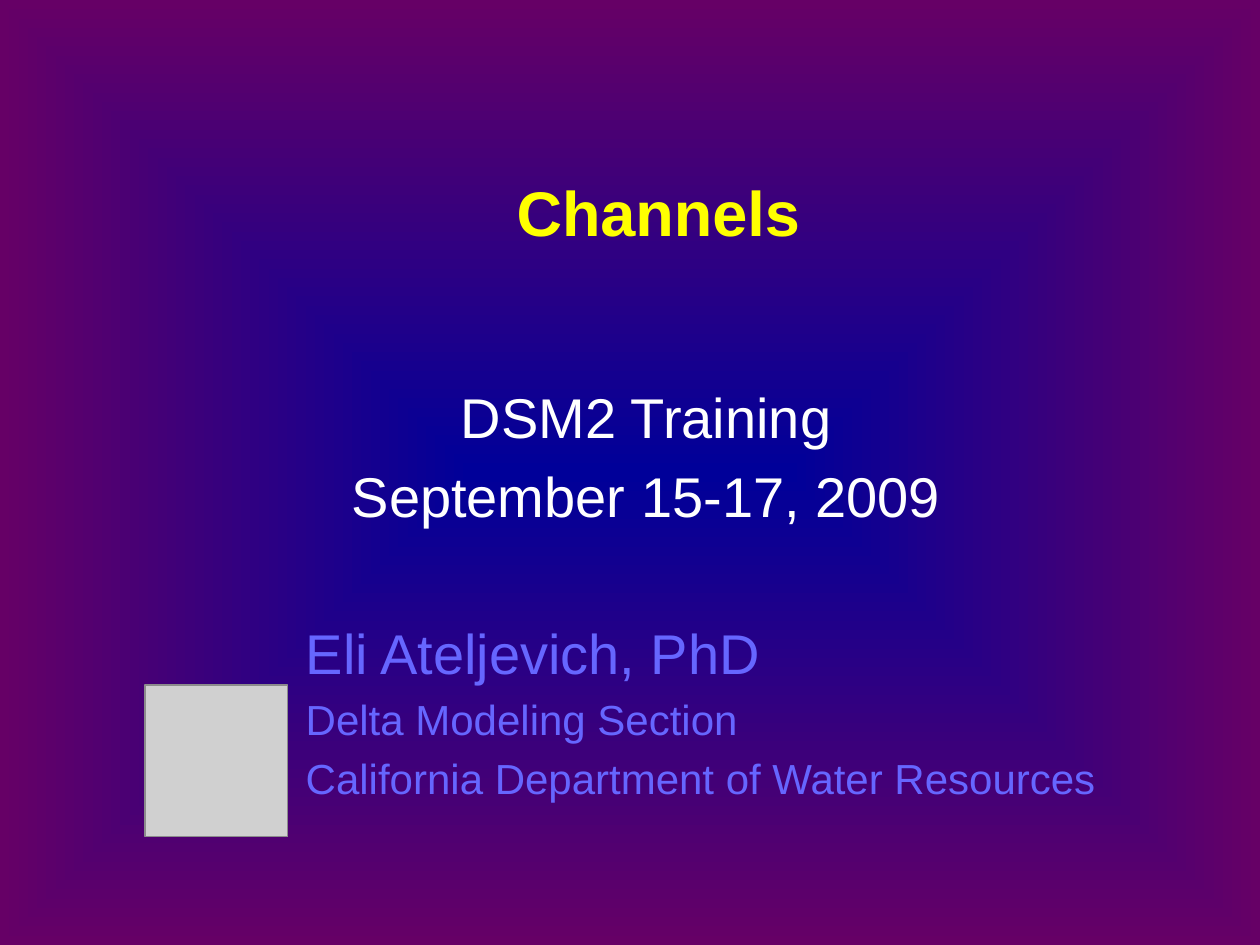
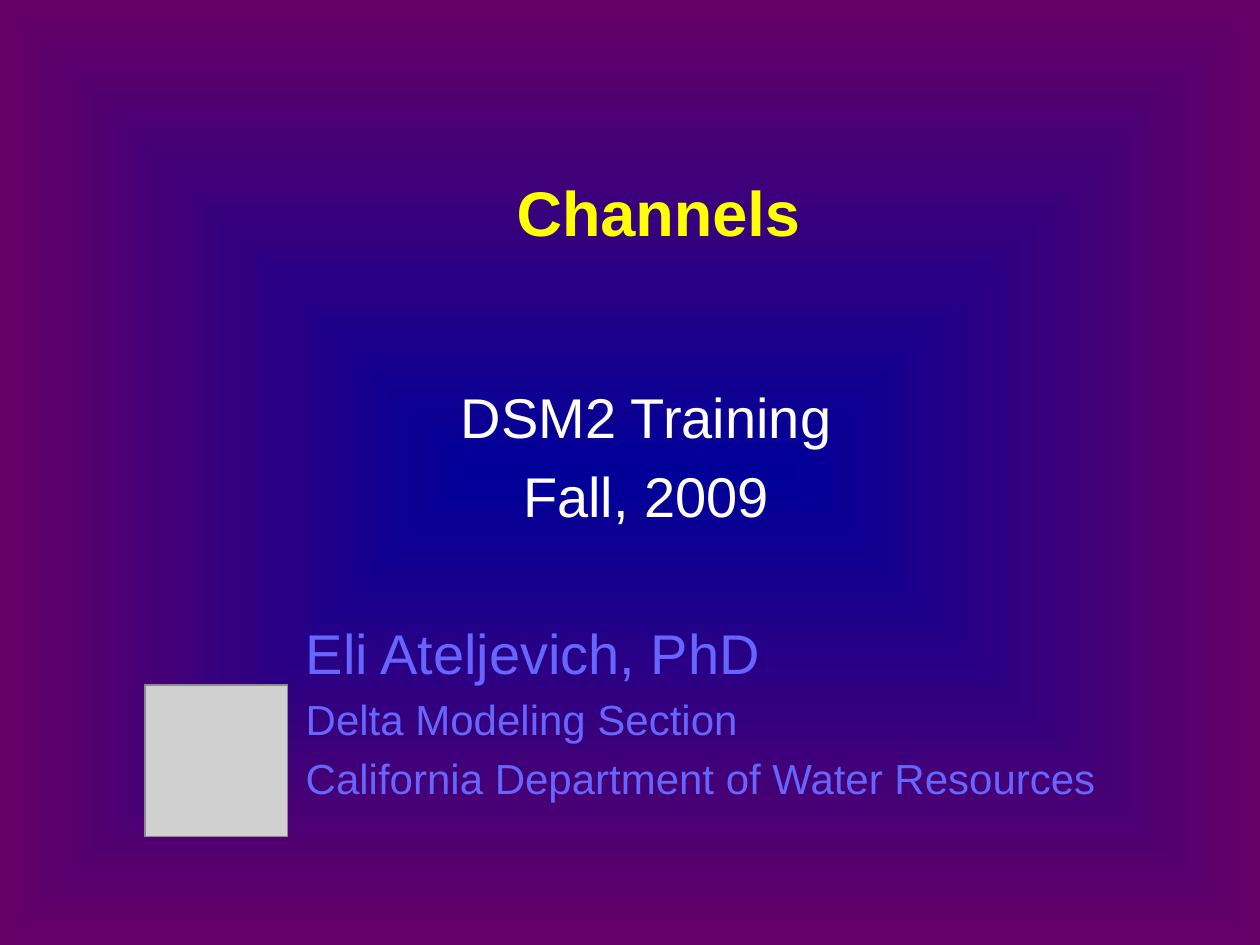
Before and after one commit to CADWRDeltaModeling/dsm2, a slide deck: slide 1 of dsm2/presentations/b1_channel.pptx. Drawn at 1260x945 pixels with LibreOffice and Linux fonts; fonts in the diff are those of the drawing; grey boxes stand for pictures. Boxes give left, top, right and bottom in pixels: in the first picture for what was removed or moved away, otherwise in the second. Text is boxed around its words. In the diff, an @@ line names an element or a change of style, - is before the commit and + after.

Commit message:
Former-commit-id: bf46b0c77f9e7fdfe7c376eda2e245cf64e2a76a

```diff
--- a/dsm2/presentations/b1_channel.pptx
+++ b/dsm2/presentations/b1_channel.pptx
@@ subtitle at [523,476,769,525]: text changed @@
-September 15-17, 2009
+Fall, 2009
```
